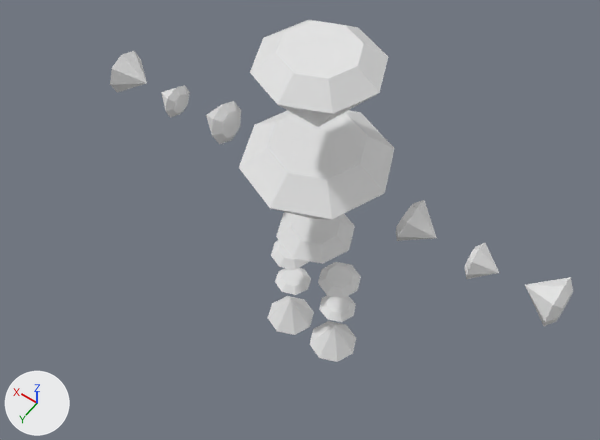
An edit to the Blender file Character/Source/character.blend, drawn before and after from the same camera.
Both versions are drawn from a 50 mm camera at (-1.3, 1.9, 3.97) aimed at (-0.02, 0.11, 1.15). Lighting does not change. The marker at lower left points along +X, +Y and +Z.

In view in the first picture: 'Foot Left', 'Foot Right', 'Forearm Right', 'Forelag Right', 'Hand Left', 'Hand Right', 'Head', 'Pelvis', 'Thigh Right', 'Torso', 'Upper arm Left', 'Upper arm Right'.
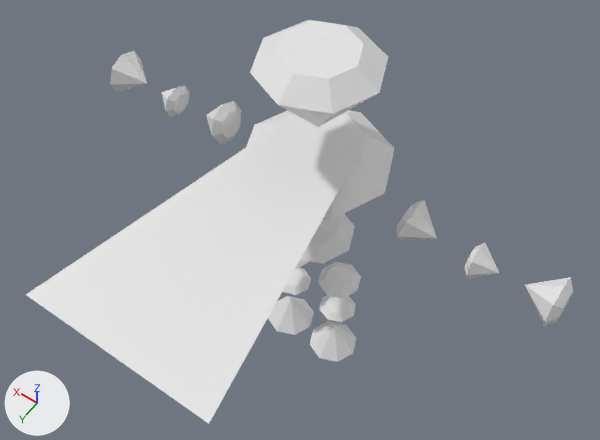
Edits to the bpy script that builds the scene:
```text
Change ob_plane:
    remove ob_plane.hide_set(True)
```

Where the change shows, as pixel boxes [x1, y1, x2, y2] in the pictures (600 x 440 px):
'Plane', shown: after [26, 125, 354, 424]
